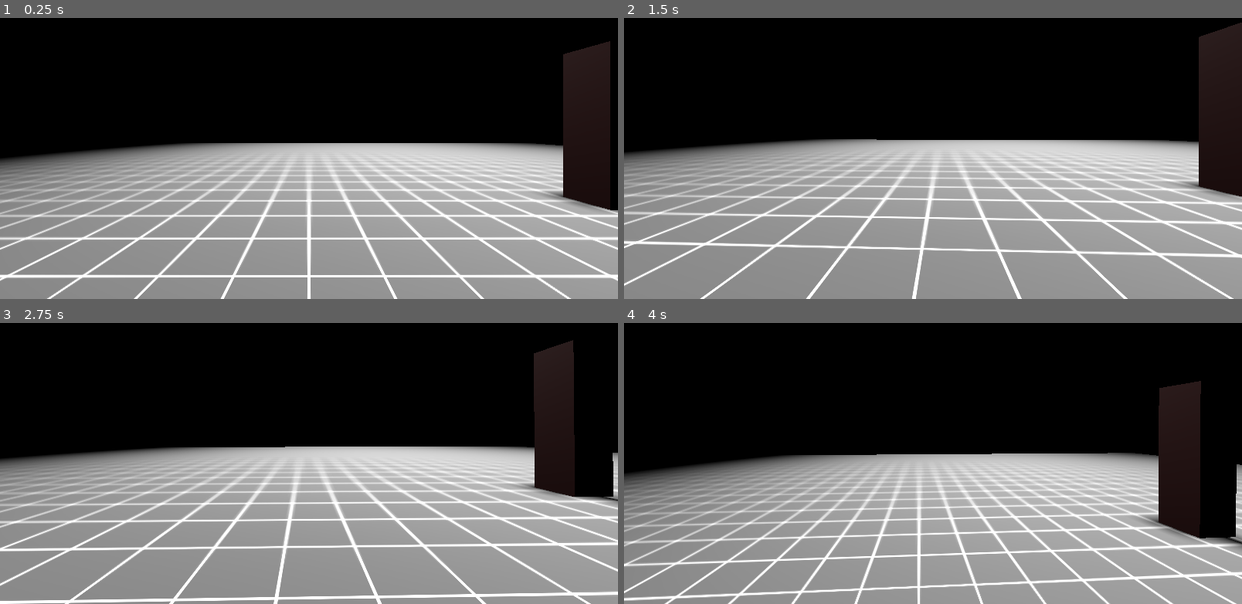
Above: before the commit, frames 1-4 (two rows, left to right).
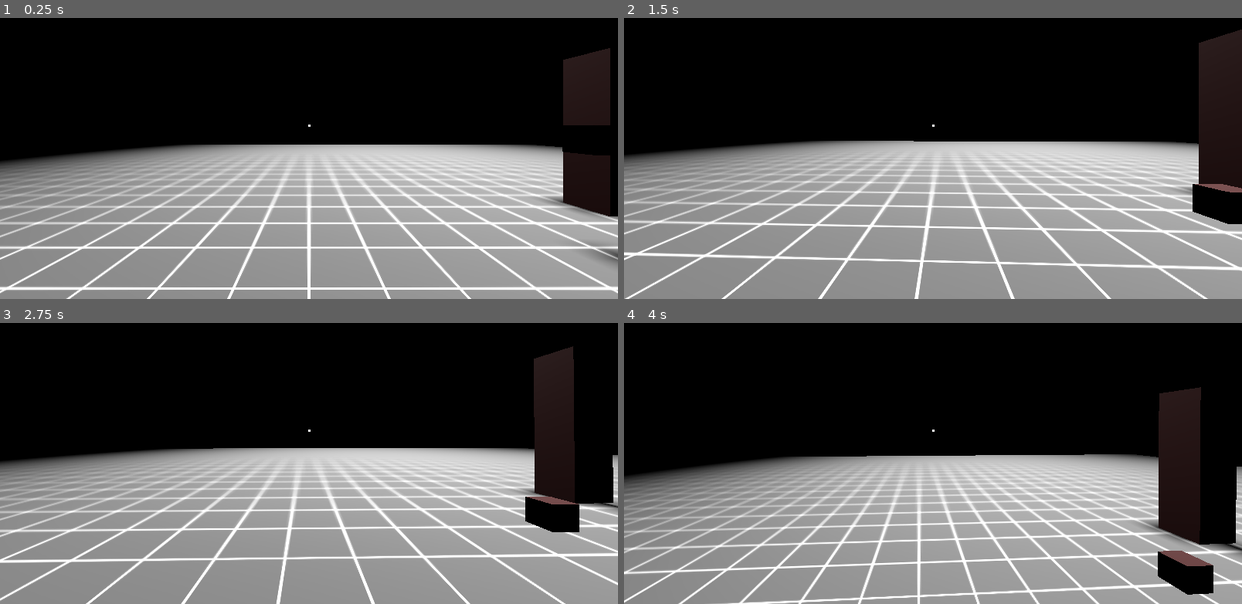
Above: after the commit, the same moments.

Repository: marcotmotta/angler
Game: Godot game, scene res://Main.tscn
Same seed, same stepped clock (60 frames per second), same inputs: the game is played once before the commit and once after it.
Inputs (mouse positions are in pixels of both pictures, inside the frame that each line leads up to):
- Up to frame 1 (0.25 s): no input
- Up to frame 2 (1.5 s): move the mouse to (963, 124) at 0.52 s; tap A (a) at 0.6 s; tap D (d) at 0.8, 1.35 s; move the mouse to (902, 127) at 1.27 s
- Up to frame 3 (2.75 s): tap S (s) at 1.55, 2.1 s; move the mouse to (321, 424) at 2.02 s; tap W (w) at 2.3 s
- Up to frame 4 (4 s): tap Enter at 2.75 s; move the mouse to (926, 435) at 2.77 s; tap W (w) at 2.85 s; tap E (e, bound only after the commit) at 3.05, 3.6 s; tap Space (space) at 3.5 s; move the mouse to (976, 435) at 3.52 s; tap A (a) at 3.8 s

The runs differ from the first frame. In frame 1, 16% of the frame differs, in the area x 0-100%, y 8-100%; in frame 2, 15%; in frame 3, 16%; in frame 4, 16%.

Commit message:
collectible component

Diff:
--- a/Assets/DestructibleComponent.gd
+++ b/Assets/DestructibleComponent.gd
@@ -6,6 +6,8 @@
 @export var MAX_HEALTH := 100.0
 var health: float
 
+@export var drop: Resource
+
 func _ready() -> void:
 	health = MAX_HEALTH
 
@@ -13,4 +15,9 @@
 	health -= amount
 
 	if health <= 0:
+		if drop:
+			var drop_instance = drop.instantiate()
+			drop_instance.global_position = global_position
+			drop_instance.rotation = Vector3(randi()*30, randi()*30, randi()*30)
+			get_parent().get_parent().add_child(drop_instance)
 		get_parent().queue_free()
--- a/Assets/Tree/Tree.tscn
+++ b/Assets/Tree/Tree.tscn
@@ -1,6 +1,7 @@
-[gd_scene load_steps=6 format=3 uid="uid://dwonq6smq66e5"]
+[gd_scene load_steps=7 format=3 uid="uid://dwonq6smq66e5"]
 
 [ext_resource type="PackedScene" uid="uid://bktpeofomw12f" path="res://Assets/DestructibleComponent.tscn" id="2_4nfr8"]
+[ext_resource type="PackedScene" uid="uid://dbchv32r0lpfx" path="res://Items/Wood/Wood.tscn" id="2_6hjya"]
 
 [sub_resource type="StandardMaterial3D" id="StandardMaterial3D_mi8ur"]
 albedo_color = Color(0.18, 0, 0, 1)
@@ -26,6 +27,7 @@
 shape = SubResource("ConvexPolygonShape3D_cgh86")
 
 [node name="DestructibleComponent" parent="." instance=ExtResource("2_4nfr8")]
+drop = ExtResource("2_6hjya")
 
 [node name="CollisionShape3D" type="CollisionShape3D" parent="DestructibleComponent"]
 shape = SubResource("ConvexPolygonShape3D_gdmpm")
--- /dev/null
+++ b/Items/CollectibleComponent.gd
@@ -0,0 +1,10 @@
+extends Area3D
+class_name CollectibleComponent
+
+# This component needs a collision shape as a child when instantiated
+
+@export var TYPE: String
+
+func pick_up(player: Object) -> void:
+	player.add_item(TYPE)
+	get_parent().queue_free()
--- /dev/null
+++ b/Items/CollectibleComponent.tscn
@@ -0,0 +1,6 @@
+[gd_scene load_steps=2 format=3 uid="uid://1c16c642xy43"]
+
+[ext_resource type="Script" path="res://Items/CollectibleComponent.gd" id="1_ffkke"]
+
+[node name="CollectibleComponent" type="Area3D"]
+script = ExtResource("1_ffkke")
--- /dev/null
+++ b/Items/Wood/Wood.tscn
@@ -0,0 +1,35 @@
+[gd_scene load_steps=7 format=3 uid="uid://dbchv32r0lpfx"]
+
+[ext_resource type="PackedScene" uid="uid://1c16c642xy43" path="res://Items/CollectibleComponent.tscn" id="1_mwjqv"]
+
+[sub_resource type="PhysicsMaterial" id="PhysicsMaterial_5bf4n"]
+bounce = 0.4
+
+[sub_resource type="StandardMaterial3D" id="StandardMaterial3D_si76v"]
+albedo_color = Color(0.16, 0, 0, 1)
+
+[sub_resource type="BoxMesh" id="BoxMesh_e4ptq"]
+material = SubResource("StandardMaterial3D_si76v")
+size = Vector3(0.5, 0.5, 0.5)
+
+[sub_resource type="ConvexPolygonShape3D" id="ConvexPolygonShape3D_4uuag"]
+points = PackedVector3Array(0.25, 0.25, 0.25, 0.25, 0.25, -0.25, -0.25, 0.25, 0.25, 0.25, -0.25, 0.25, 0.25, -0.25, -0.25, -0.25, 0.25, -0.25, -0.25, -0.25, 0.25, -0.25, -0.25, -0.25)
+
+[sub_resource type="ConvexPolygonShape3D" id="ConvexPolygonShape3D_g45es"]
+points = PackedVector3Array(0.25, 0.25, 0.25, 0.25, 0.25, -0.25, -0.25, 0.25, 0.25, 0.25, -0.25, 0.25, 0.25, -0.25, -0.25, -0.25, 0.25, -0.25, -0.25, -0.25, 0.25, -0.25, -0.25, -0.25)
+
+[node name="Wood" type="RigidBody3D"]
+physics_material_override = SubResource("PhysicsMaterial_5bf4n")
+gravity_scale = 1.5
+
+[node name="MeshInstance3D" type="MeshInstance3D" parent="."]
+mesh = SubResource("BoxMesh_e4ptq")
+
+[node name="CollisionShape3D" type="CollisionShape3D" parent="."]
+shape = SubResource("ConvexPolygonShape3D_4uuag")
+
+[node name="CollectibleComponent" parent="." instance=ExtResource("1_mwjqv")]
+TYPE = "wood"
+
+[node name="CollisionShape3D" type="CollisionShape3D" parent="CollectibleComponent"]
+shape = SubResource("ConvexPolygonShape3D_g45es")
--- a/Main.tscn
+++ b/Main.tscn
@@ -1,8 +1,9 @@
-[gd_scene load_steps=10 format=3 uid="uid://uosxp1047q5q"]
+[gd_scene load_steps=11 format=3 uid="uid://uosxp1047q5q"]
 
 [ext_resource type="Texture2D" uid="uid://civqiedcggdye" path="res://Prototype_Grid_Gray_01-128x128.png" id="1_bwupa"]
 [ext_resource type="PackedScene" uid="uid://4bpysmfyaucd" path="res://Player/Player.tscn" id="1_vcvoh"]
 [ext_resource type="PackedScene" uid="uid://dwonq6smq66e5" path="res://Assets/Tree/Tree.tscn" id="3_hh85d"]
+[ext_resource type="PackedScene" uid="uid://dbchv32r0lpfx" path="res://Items/Wood/Wood.tscn" id="4_uleg5"]
 
 [sub_resource type="ProceduralSkyMaterial" id="ProceduralSkyMaterial_hxw53"]
 
@@ -52,3 +53,6 @@
 
 [node name="Tree" parent="." instance=ExtResource("3_hh85d")]
 transform = Transform3D(1, 0, 0, 0, 1, 0, 0, 0, 1, 7.62432, 1.99449, -5.85325)
+
+[node name="Wood" parent="." instance=ExtResource("4_uleg5")]
+transform = Transform3D(1, 0, 0, 0, 1, 0, 0, 0, 1, 5, 2, -4)
--- a/Player/Player.gd
+++ b/Player/Player.gd
@@ -1,5 +1,6 @@
 extends CharacterBody3D
 
+# Movement and camera parameters
 var SPEED = 4
 var JUMP_SPEED = 7
 
@@ -11,12 +12,30 @@
 
 var gravity = ProjectSettings.get_setting("physics/3d/default_gravity")
 
+# Pick up logic
+var pick_up_object = null
+
 func _ready():
 	Input.set_mouse_mode(Input.MOUSE_MODE_CAPTURED)
 
 	# Camera
 	camera = $Rotation_Helper/Camera
 	rotation_helper = $Rotation_Helper
+
+func _check_pick_up():
+	var collision_object = $Rotation_Helper/PickUpRay.get_collider()
+	if collision_object is CollectibleComponent:
+		pick_up_object = collision_object
+		$UI/Control/PickUpLabel.text = 'Press E\nPick Up ' + collision_object.TYPE.capitalize()
+		$UI/Control/PickUpLabel.visible = true
+		return
+
+	pick_up_object = {}
+	$UI/Control/PickUpLabel.text = ''
+	$UI/Control/PickUpLabel.visible = false
+
+func _process(delta):
+	_check_pick_up()
 
 func _physics_process(delta):
 	var camera_transform = camera.get_global_transform()
@@ -79,6 +98,13 @@
 		await get_tree().create_timer(0.5).timeout
 		$Rotation_Helper/HitArea/CollisionShape3D.disabled = true
 
+	if Input.is_action_just_pressed("e"):
+		if pick_up_object:
+			pick_up_object.pick_up(self)
+
+func add_item(item):
+	pass
+
 func _on_hit_area_area_entered(area):
 	if area is DestructibleComponent:
 		var destructible:DestructibleComponent = area
--- a/Player/Player.tscn
+++ b/Player/Player.tscn
@@ -9,6 +9,11 @@
 
 [sub_resource type="CapsuleShape3D" id="3"]
 
+[sub_resource type="LabelSettings" id="LabelSettings_88oej"]
+font_size = 25
+outline_size = 15
+outline_color = Color(0, 0, 0, 1)
+
 [node name="Player" type="CharacterBody3D"]
 script = ExtResource("1")
 
@@ -16,16 +21,22 @@
 transform = Transform3D(1, 0, 0, 0, 1, 0, 0, 0, 1, 0, 0.304832, 0)
 
 [node name="Camera" type="Camera3D" parent="Rotation_Helper"]
-transform = Transform3D(1, 0, 0, 0, 1, 0, 0, 0, 1, 0, 0.33957, 0)
+transform = Transform3D(1, 0, 0, 0, 1, 0, 0, 0, 1, 0, 0.5, 0)
 current = true
 
 [node name="HitArea" type="Area3D" parent="Rotation_Helper"]
-transform = Transform3D(1, 0, 0, 0, 1, 0, 0, 0, 1, 0, -0.304832, 0)
+transform = Transform3D(1, 0, 0, 0, 1, 0, 0, 0, 1, 0, 0.5, 0)
 
 [node name="CollisionShape3D" type="CollisionShape3D" parent="Rotation_Helper/HitArea"]
 transform = Transform3D(1, 0, 0, 0, 1, 0, 0, 0, 1, 0, 0, -0.975686)
 shape = SubResource("BoxShape3D_1w1th")
 disabled = true
+
+[node name="PickUpRay" type="RayCast3D" parent="Rotation_Helper"]
+transform = Transform3D(1, 0, 0, 0, 1, 0, 0, 0, 1, 0, 0.5, 0)
+target_position = Vector3(0, 0, -2.5)
+collide_with_areas = true
+collide_with_bodies = false
 
 [node name="MeshInstance" type="MeshInstance3D" parent="."]
 mesh = SubResource("1")
@@ -33,4 +44,47 @@
 [node name="CollisionShape" type="CollisionShape3D" parent="."]
 shape = SubResource("3")
 
+[node name="UI" type="CanvasLayer" parent="."]
+
+[node name="Control" type="Control" parent="UI"]
+layout_mode = 3
+anchors_preset = 15
+anchor_right = 1.0
+anchor_bottom = 1.0
+grow_horizontal = 2
+grow_vertical = 2
+
+[node name="ColorRect" type="ColorRect" parent="UI/Control"]
+layout_mode = 1
+anchors_preset = 8
+anchor_left = 0.5
+anchor_top = 0.5
+anchor_right = 0.5
+anchor_bottom = 0.5
+offset_left = -2.5
+offset_top = -2.5
+offset_right = 2.5
+offset_bottom = 2.5
+grow_horizontal = 2
+grow_vertical = 2
+
+[node name="PickUpLabel" type="Label" parent="UI/Control"]
+visible = false
+layout_mode = 1
+anchors_preset = 8
+anchor_left = 0.5
+anchor_top = 0.5
+anchor_right = 0.5
+anchor_bottom = 0.5
+offset_left = -125.0
+offset_top = 36.0
+offset_right = 125.0
+offset_bottom = 85.0
+grow_horizontal = 2
+grow_vertical = 2
+text = "Press E
+Pick Up Wood"
+label_settings = SubResource("LabelSettings_88oej")
+horizontal_alignment = 1
+
 [connection signal="area_entered" from="Rotation_Helper/HitArea" to="." method="_on_hit_area_area_entered"]
--- a/project.godot
+++ b/project.godot
@@ -51,6 +51,11 @@
 "events": [Object(InputEventKey,"resource_local_to_scene":false,"resource_name":"","device":-1,"window_id":0,"alt_pressed":false,"shift_pressed":false,"ctrl_pressed":false,"meta_pressed":false,"pressed":false,"keycode":0,"physical_keycode":32,"key_label":0,"unicode":32,"echo":false,"script":null)
 ]
 }
+e={
+"deadzone": 0.5,
+"events": [Object(InputEventKey,"resource_local_to_scene":false,"resource_name":"","device":-1,"window_id":0,"alt_pressed":false,"shift_pressed":false,"ctrl_pressed":false,"meta_pressed":false,"pressed":false,"keycode":0,"physical_keycode":69,"key_label":0,"unicode":101,"echo":false,"script":null)
+]
+}
 f5={
 "deadzone": 0.5,
 "events": [Object(InputEventKey,"resource_local_to_scene":false,"resource_name":"","device":-1,"window_id":0,"alt_press …(182 unchanged characters)…
Not shown: 1 places in Player/Player.tscn that only renumber resources
